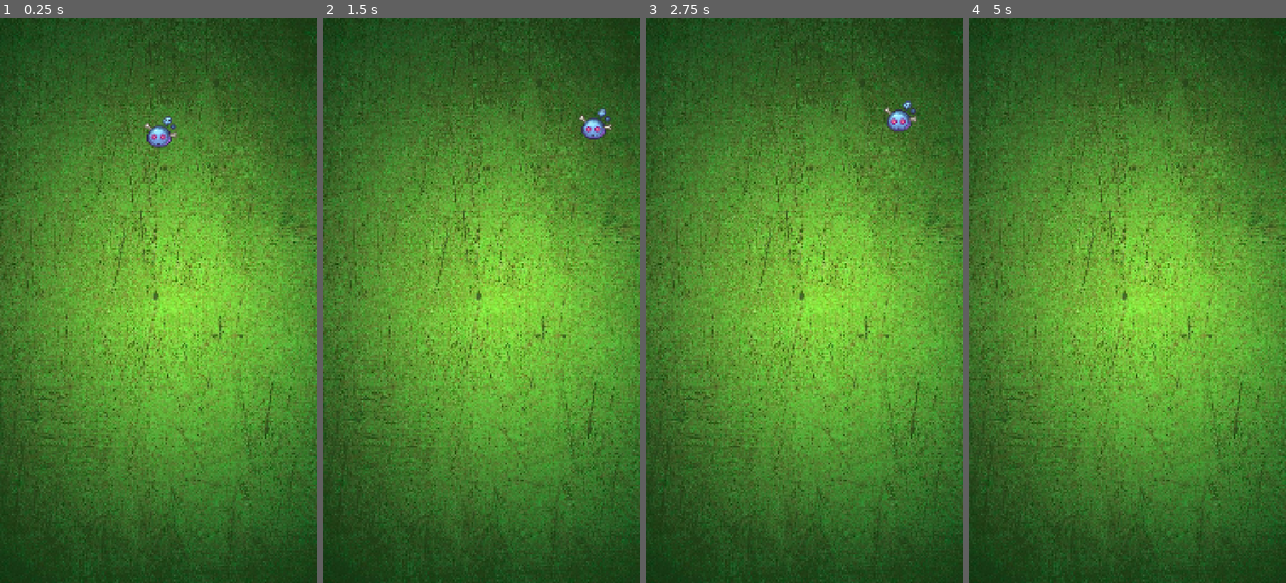
Above: before the commit, frames 1-4 (left to right).
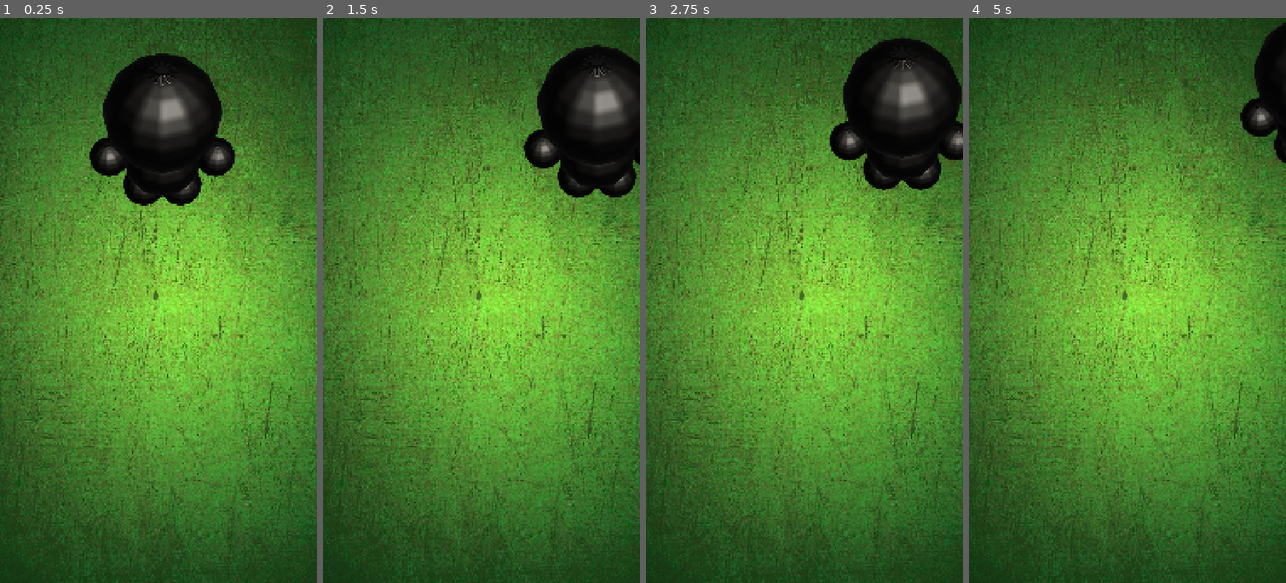
Above: after the commit, the same moments.

Repository: GabrielUnity/GodotRanGab
Game: Godot game, scene res://MainScene.tscn
Two runs of this game, one before a commit and one after it. Both use one fixed random seed, a clock stepped at 60 frames per second and the inputs below.
Inputs:
- Up to frame 1 (0.25 s): no input
- Up to frame 2 (1.5 s): tap Enter at 0.5 s; hold Right (ui_right) from 0.53 s (still down); tap Up (ui_up) at 0.77 s
- Up to frame 3 (2.75 s): tap Up (ui_up) at 1.52 s; release Right (ui_right) at 2.03 s; hold A (ui_left) from 2.03 s (still down)
- Up to frame 4 (5 s): release A (ui_left) at 2.78 s; hold Right (ui_right) 2.78-4.28 s; tap Up (ui_up) at 3.02, 3.77, 4.52 s; tap Space at 4.25 s; hold A (ui_left) from 4.28 s (still down)

The runs differ from the first frame. In frame 1, 8.7% of the frame differs, in the area x 28-75%, y 6-34%; in frame 2, 7.6%; in frame 3, 8.4%; in frame 4, 2.1%.

Commit message:
Ninja
Lisasime ninja

Diff:
--- a/godot-ran-gab/Chracter.tscn
+++ b/godot-ran-gab/Chracter.tscn
@@ -1,7 +1,7 @@
 [gd_scene format=3 uid="uid://dop2romhysiwx"]
 
 [ext_resource type="Script" uid="uid://cfv5hjfyia3mf" path="res://Scripts/player_movement.gd" id="1_o4ww8"]
-[ext_resource type="Texture2D" uid="uid://crob8sll1la5e" path="res://Assets/PNG/Slime2/Without_shadow/Slime2_Idle_without_shadow.png" id="1_wrvvj"]
+[ext_resource type="Texture2D" uid="uid://hnk2my25s6yw" path="res://Assets/Ninja.png" id="2_o4ww8"]
 
 [sub_resource type="RectangleShape2D" id="RectangleShape2D_wrvvj"]
 size = Vector2(131, 120)
@@ -11,10 +11,9 @@
 script = ExtResource("1_o4ww8")
 
 [node name="Sprite2D" type="Sprite2D" parent="." unique_id=758411301]
-scale = Vector2(5, 5)
-texture = ExtResource("1_wrvvj")
+texture = ExtResource("2_o4ww8")
 region_enabled = true
-region_rect = Rect2(0, 0, 64, 64)
+region_rect = Rect2(226.04932, 503.5171, 601.7295, 787.97925)
 
 [node name="CollisionShape2D" type="CollisionShape2D" parent="." unique_id=1355324085]
 position = Vector2(4.5, -11)
Binary file added: godot-ran-gab/Assets/Ninja.png
Not shown, added: godot-ran-gab/Assets/Ninja.png.import
